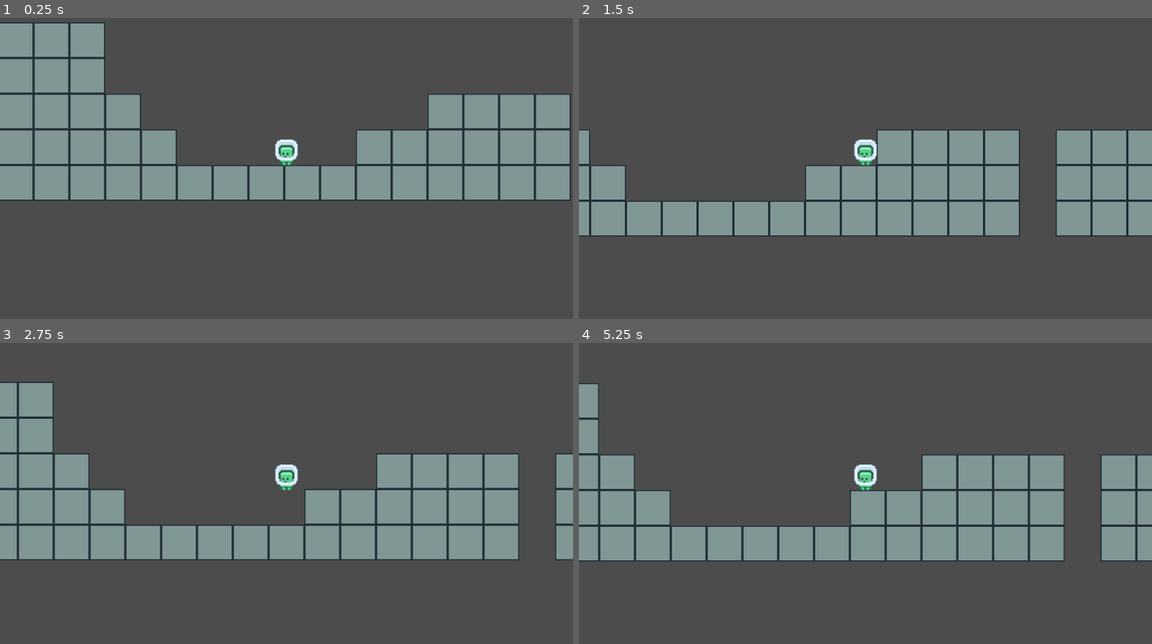
Above: before the commit, frames 1-4 (two rows, left to right).
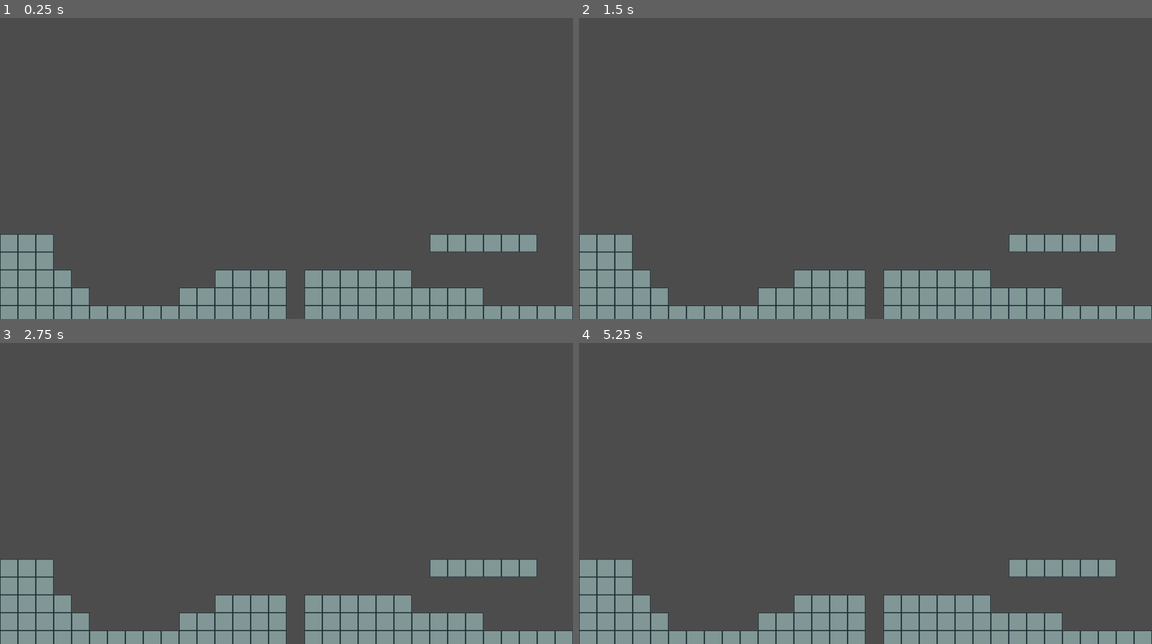
Above: after the commit, the same moments.

Repository: EncryptedCow/AGJ22
Game: Godot game, scene res://levels/test_level.tscn
The game is run twice, just before and just after one commit, with the same random seed, the same clock (stepped at 60 frames per second) and the same inputs.
Inputs:
- Up to frame 1 (0.25 s): no input
- Up to frame 2 (1.5 s): tap Enter at 0.5 s; hold D (move_right) from 0.53 s (still down); tap W (jump) at 0.77 s
- Up to frame 3 (2.75 s): tap W (jump) at 1.52 s; release D (move_right) at 2.03 s; hold A (move_left) from 2.03 s (still down)
- Up to frame 4 (5.25 s): release A (move_left) at 2.78 s; hold D (move_right) 2.78-4.28 s; tap W (jump) at 3.02, 3.77, 4.52 s; hold A (move_left) 4.28-5.03 s; hold D (move_right) from 5.03 s (still down)

The runs differ from the first frame. In frame 1, 43% of the frame differs, in the area x 0-100%, y 1-100%; in frame 2, 37%; in frame 3, 38%; in frame 4, 37%.

Commit message:
Removed default player scene

Diff:
--- a/levels/level.tscn
+++ b/levels/level.tscn
@@ -1,7 +1,6 @@
-[gd_scene load_steps=3 format=2]
+[gd_scene load_steps=2 format=2]
 
 [ext_resource path="res://textures/collision_tiles.tres" type="TileSet" id=1]
-[ext_resource path="res://entities/player.tscn" type="PackedScene" id=2]
 
 [node name="Level" type="Node2D"]
 
@@ -9,5 +8,3 @@
 tile_set = ExtResource( 1 )
 cell_size = Vector2( 32, 32 )
 format = 1
-
-[node name="Player" parent="." instance=ExtResource( 2 )]
